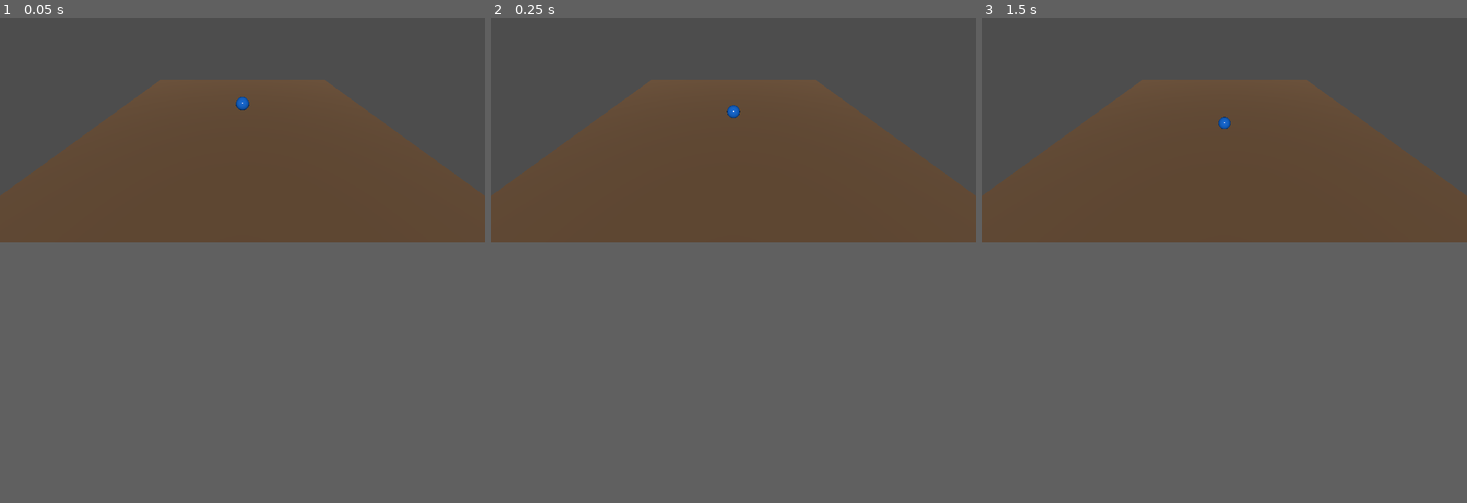
Above: before the commit, frames 1-3 (left to right).
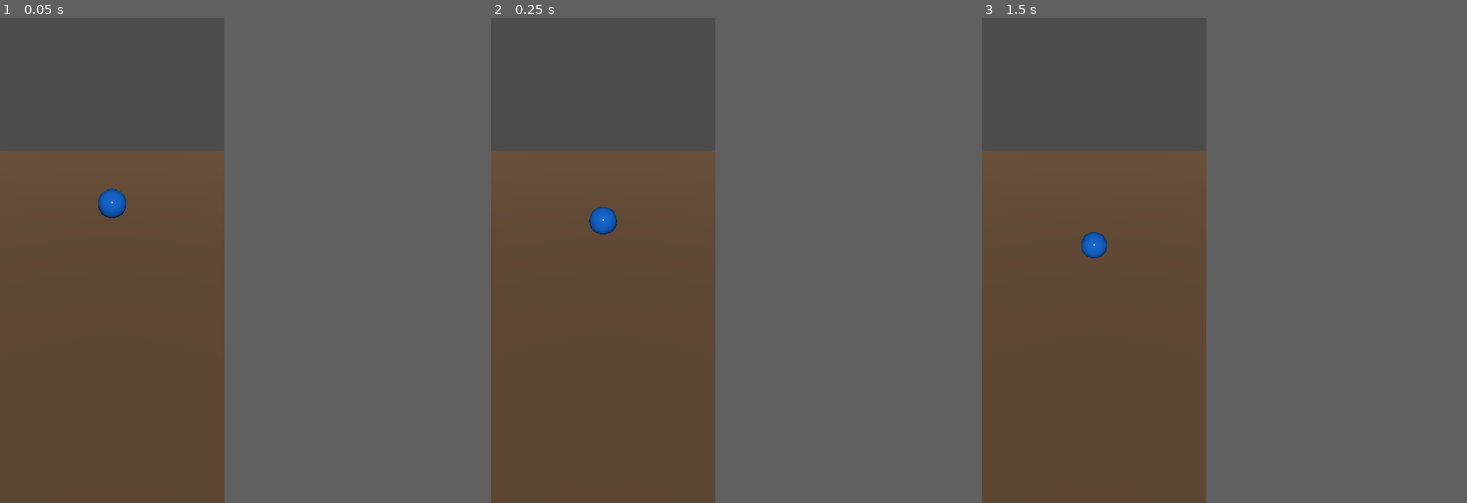
Above: after the commit, the same moments.

Repository: shahadathhs/GuliBatto
Game: Godot game, scene res://scenes/main.tscn
Two runs of this game, one before a commit and one after it. Both use one fixed random seed, a clock stepped at 60 frames per second and the inputs below.
Inputs (mouse positions are in pixels of both pictures, inside the frame that each line leads up to):
- Up to frame 1 (0.05 s): no input
- Up to frame 2 (0.25 s): no input
- Up to frame 3 (1.5 s): tap Enter at 0.5 s; move the mouse to (1331, 119) at 0.52 s; hold Shift 0.53-1.25 s; click (1331, 119) at 0.67 s; tap Space at 1.25 s; drag from (1127, 139) to (1200, 173) at 1.27 s
The window is 800x370 before the commit and 370x800 after it. Grey fills any space a smaller window leaves; there, only what the larger window draws over its background counts as a difference.

The runs differ from the first frame. In frame 1, 13% of the frame differs, in the area x 0-100%, y 12-47%; in frame 2, 13%; in frame 3, 13%.

Commit message:
docs: concept renders for all four modes and the site
16 game screens and the website in light and dark, generated by
scripts/design. The game is portrait.

Co-Authored-By: Claude Sonnet 5.5 <noreply@anthropic.com>

Diff:
--- a/game/project.godot
+++ b/game/project.godot
@@ -11,11 +11,11 @@
 
 [display]
 
-window/size/viewport_width=844
-window/size/viewport_height=390
+window/size/viewport_width=390
+window/size/viewport_height=844
 window/stretch/mode="canvas_items"
 window/stretch/aspect="expand"
-window/handheld/orientation=0
+window/handheld/orientation=1
 
 [rendering]
 
Not shown, added: docs/design/SCREENS.md
Not shown, added: docs/design/overview-dark.png
Not shown, added: docs/design/overview-light.png
Not shown, added: docs/design/screens/dark/01-menu.png
Not shown, added: docs/design/screens/dark/02-modes.png
Not shown, added: docs/design/screens/dark/03-about.png
Not shown, added: docs/design/screens/dark/04-first-use.png
Not shown, added: docs/design/screens/dark/05-kep-ready.png
Not shown, added: docs/design/screens/dark/06-kep-result.png
Not shown, added: docs/design/screens/dark/07-batto-ready.png
Not shown, added: docs/design/screens/dark/08-batto-hit.png
Not shown, added: docs/design/screens/dark/09-batto-over.png
(and 36 more such lines)
